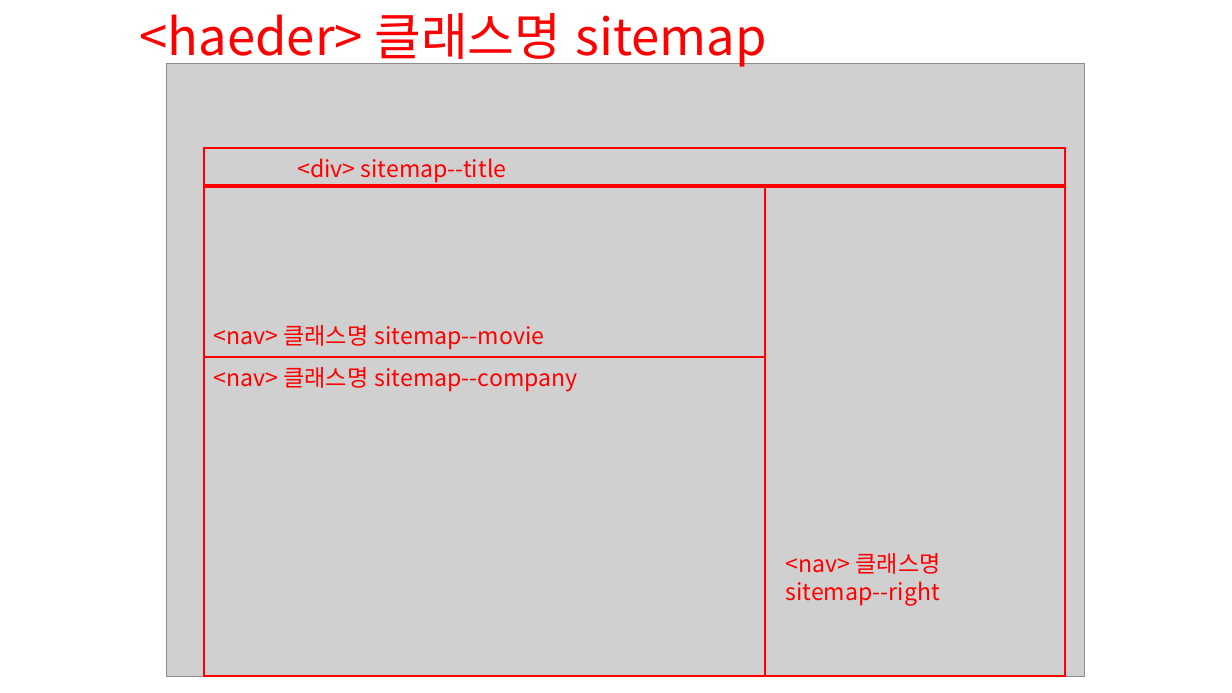
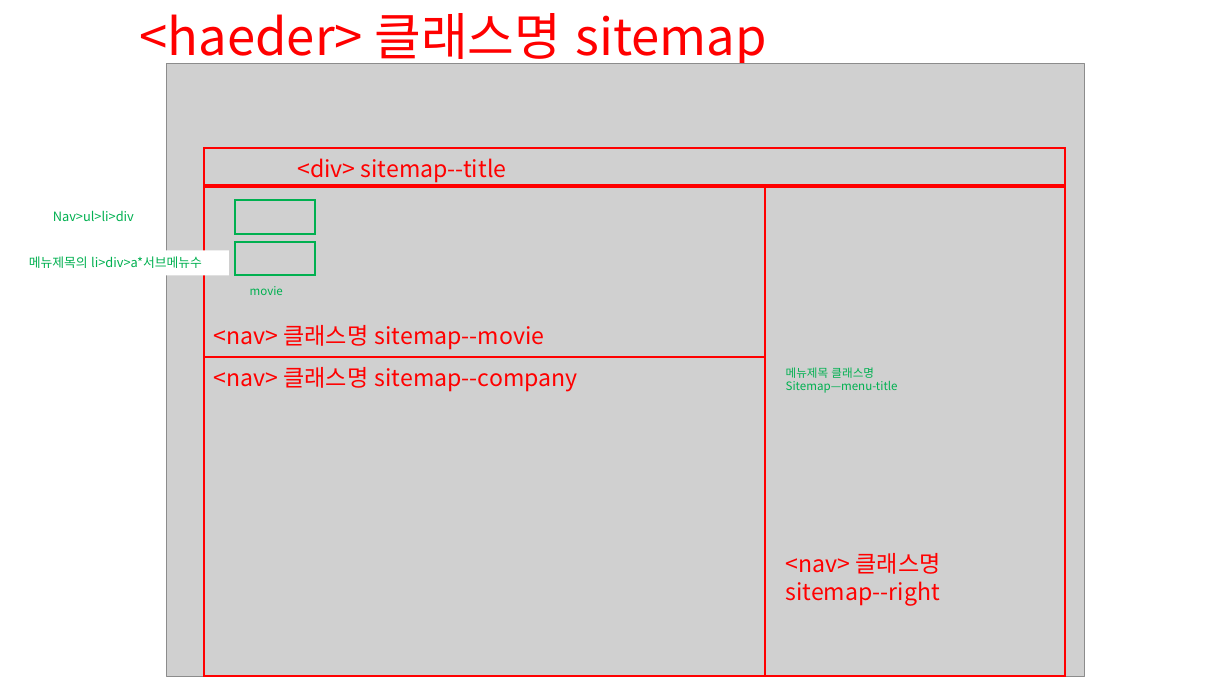
Before and after one commit to seojin12lee/cloneCoding, a slide deck: slide 3 of magabox_clone_composition.pptx. Drawn at 1232x693 pixels with LibreOffice and Linux fonts; fonts in the diff are those of the drawing; grey boxes stand for pictures. Boxes give left, top, right and bottom in pixels: in the first picture for what was removed or moved away, otherwise in the second. Text is boxed around its words. In the diff, an @@ line names an element or a change of style, - is before the commit and + after.

```diff
--- a/magabox_clone_composition.pptx
+++ b/magabox_clone_composition.pptx
@@ rectangle added at bbox=[235, 200, 316, 234], outline #00B050 1.5 pt @@
@@ text added at bbox=[53, 210, 134, 221], 10 pt, text #00B050 @@
+Nav>ul>li>div
@@ rectangle added at bbox=[19, 250, 228, 275], fill #FFFFFF, 10 pt, text #00B050 @@
+메뉴제목의 li>div>a*서브메뉴수
@@ rectangle added at bbox=[235, 242, 316, 276], outline #00B050 1.5 pt @@
@@ text added at bbox=[250, 286, 283, 295], 9 pt, text #00B050 @@
+movie
@@ text added at bbox=[786, 367, 898, 393], 9 pt, text #00B050 @@
+메뉴제목 클래스명Sitemap—menu-title
```
Also in this commit, not shown: 3 other slides changed, 2 other files.
